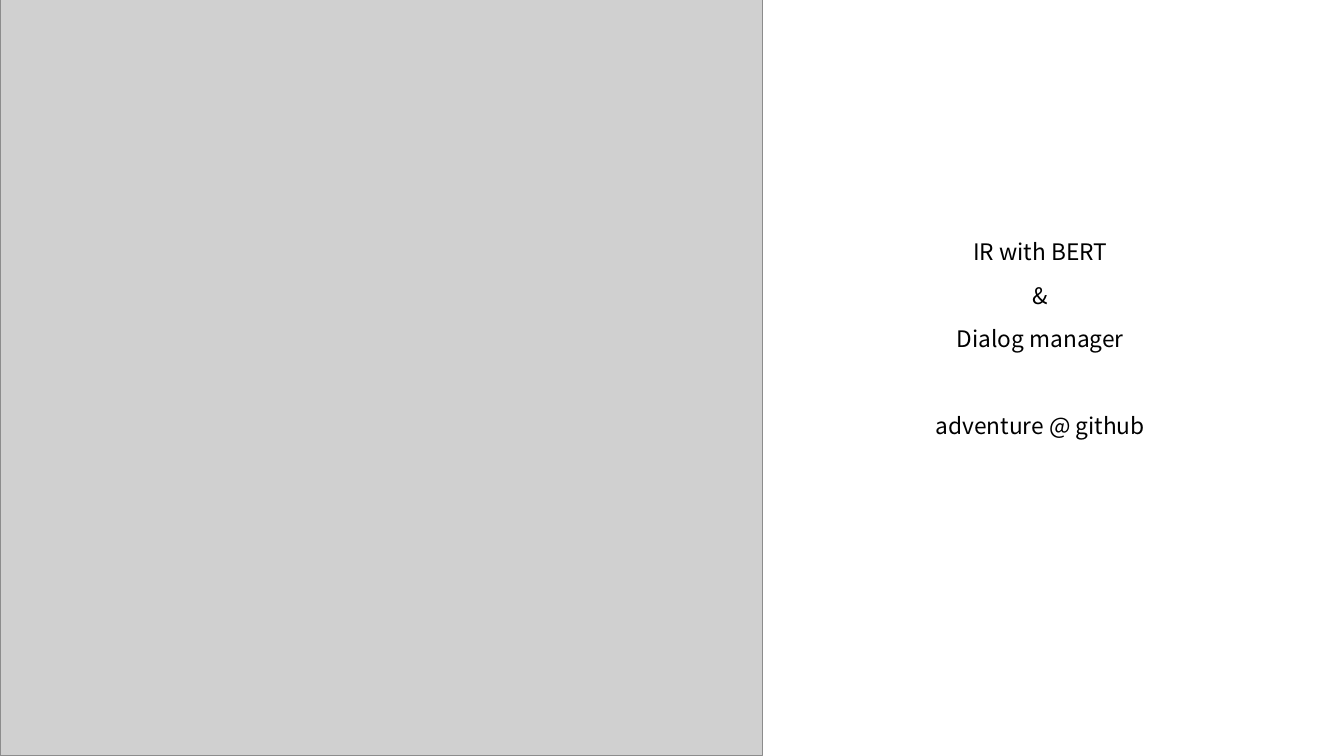
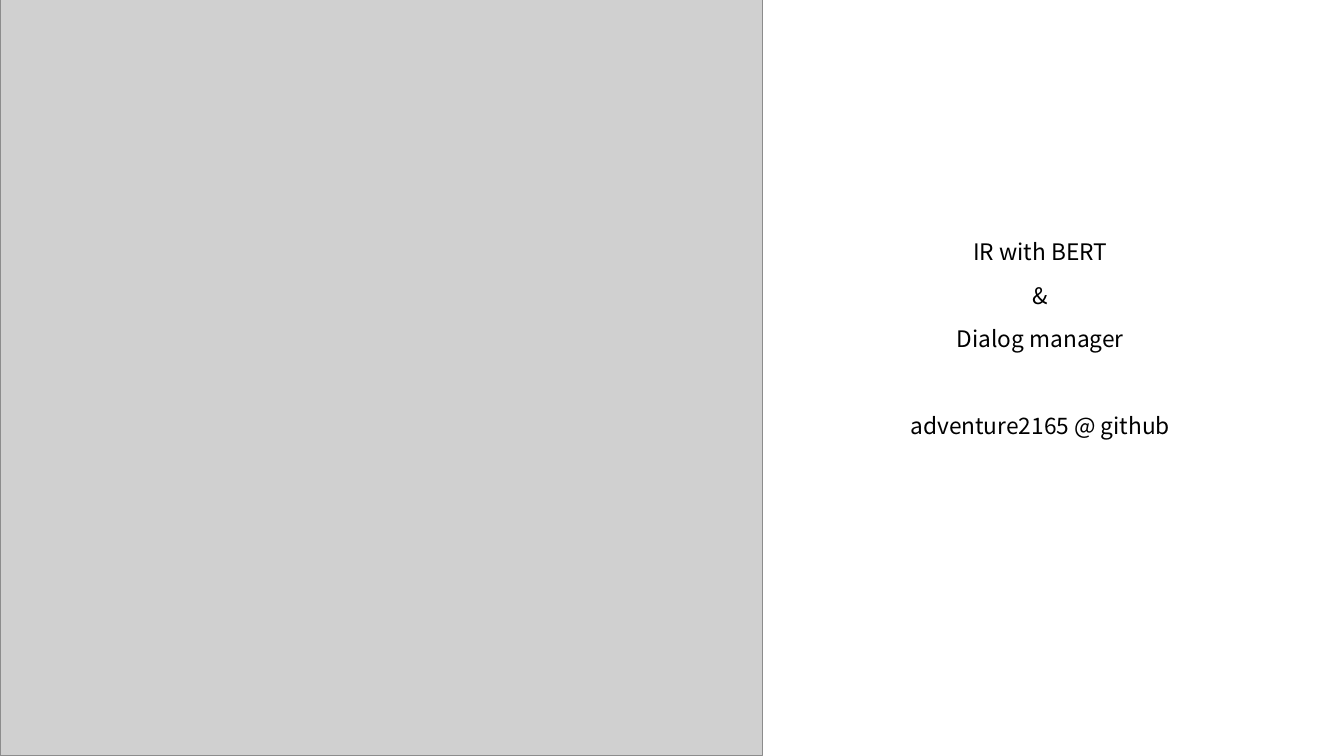
Before and after one commit to adventure2165/personalPresentation, a slide deck: slide 1 of 20210726_ir&bert.pptx. Drawn at 1344x756 pixels with LibreOffice and Linux fonts; fonts in the diff are those of the drawing; grey boxes stand for pictures. Boxes give left, top, right and bottom in pixels: in the first picture for what was removed or moved away, otherwise in the second. Text is boxed around its words. In the diff, an @@ line names an element or a change of style, - is before the commit and + after.

```diff
--- a/20210726_ir&bert.pptx
+++ b/20210726_ir&bert.pptx
@@ title at [910,242,1170,440]: text changed @@
-IR with BERT
-&
-Dialog manager
-adventure @ github
+IR with BERT
+&
+Dialog manager
+adventure2165 @ github
```
Also in this commit, not shown: 2 other files.
